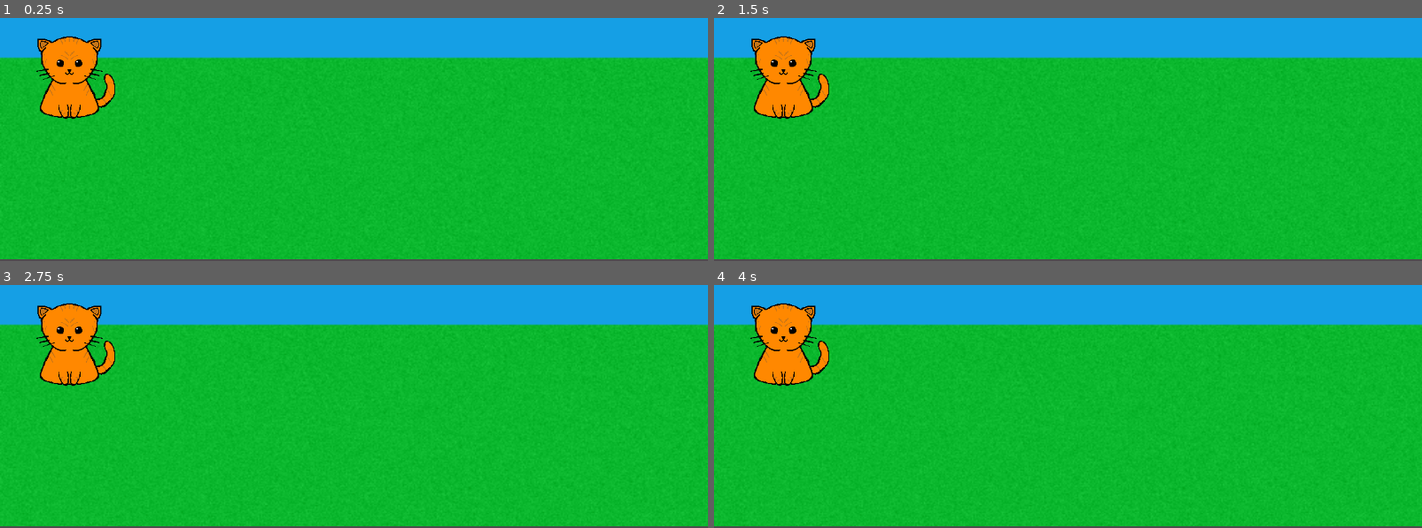
Above: before the commit, frames 1-4 (two rows, left to right).
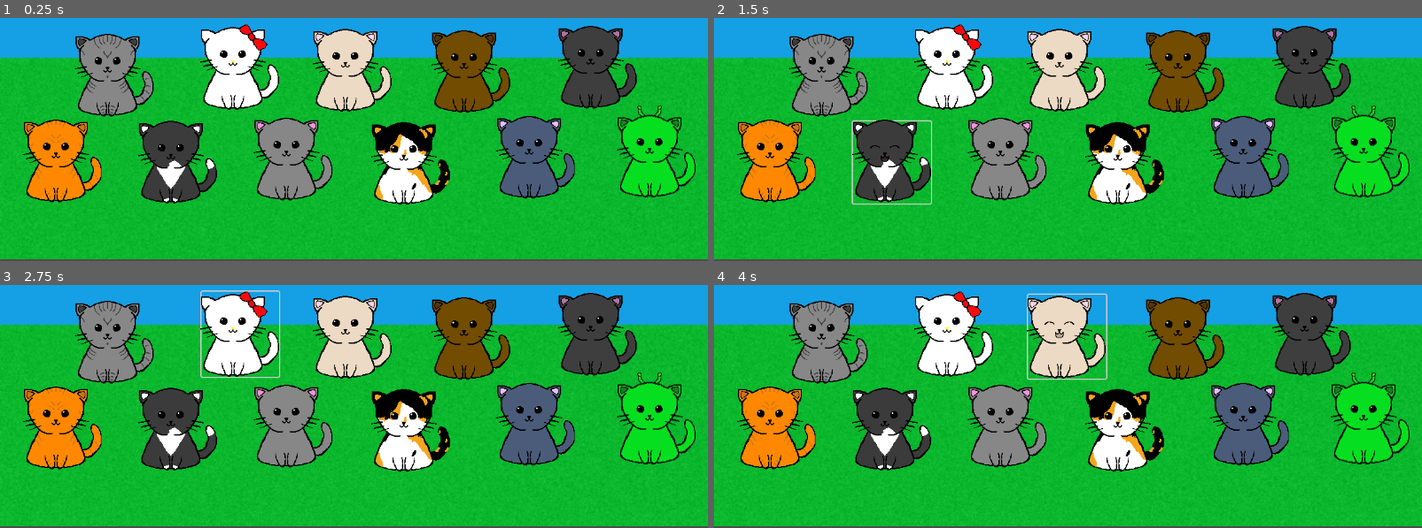
Above: after the commit, the same moments.

Repository: jesspancakes/music-game
Game: Godot game, scene res://node_2d.tscn
Same seed, same stepped clock (60 frames per second), same inputs: the game is played once before the commit and once after it. The project has no main scene, so this scene is started directly.
Inputs (mouse positions are in pixels of both pictures, inside the frame that each line leads up to):
- Up to frame 1 (0.25 s): no input
- Up to frame 2 (1.5 s): click (827, 76) at 0.52 s; click (891, 161) at 1.27 s
- Up to frame 3 (2.75 s): click (240, 333) at 2.02 s
- Up to frame 4 (4 s): click (1004, 425) at 2.77 s; click (1068, 336) at 3.52 s

The runs differ from the first frame. In frame 1, 31% of the frame differs, in the area x 3-99%, y 2-78%; in frame 2, 32%; in frame 3, 32%; in frame 4, 32%.

Commit message:
all buttons make noise

Diff:
--- a/musicgame/node_2d.gd
+++ b/musicgame/node_2d.gd
@@ -21,40 +21,80 @@
 
 
 func _on_cat_2_pressed() -> void:
+	$"meow-4".play()
+	$tabbycat.texture = load("res://tabbymeow.png")
+	await get_tree().create_timer(0.5).timeout
+	$tabbycat.texture = load("res://tabby.png")
 	pass # Replace with function body.
 
 
 func _on_cat_3_pressed() -> void:
+	$"meow-3".play()
+	$tuxedocat.texture = load("res://tuxedomeow.png")
+	await get_tree().create_timer(0.5).timeout
+	$tuxedocat.texture = load("res://tuxedo.png")
 	pass # Replace with function body.
 
 
 func _on_cat_4_pressed() -> void:
+	$"meow-2".play()
+	$hellokitty.texture = load("res://hellokittymeow.png")
+	await get_tree().create_timer(0.5).timeout
+	$hellokitty.texture = load("res://hellokitty.png")
 	pass # Replace with function body.
 
 
 func _on_cat_5_pressed() -> void:
+	$"meow-1".play()
+	$greycat.texture = load("res://greymeow.png")
+	await get_tree().create_timer(0.5).timeout
+	$greycat.texture = load("res://grey.png")
 	pass # Replace with function body.
 
 
 func _on_cat_6_pressed() -> void:
+	$meow0.play()
+	$creamcat.texture = load("res://creammeow.png")
+	await get_tree().create_timer(0.5).timeout
+	$creamcat.texture = load("res://cream.png")
 	pass # Replace with function body.
 
 
 func _on_cat_7_pressed() -> void:
+	$meow1.play()
+	$calicocat.texture = load("res://calicomeow.png")
+	await get_tree().create_timer(0.5).timeout
+	$calicocat.texture = load("res://calico.png")
 	pass # Replace with function body.
 
 
 func _on_cat_8_pressed() -> void:
+	$meow2.play()
+	$browncat.texture = load("res://brownmeow.png")
+	await get_tree().create_timer(0.5).timeout
+	$browncat.texture = load("res://brown.png")
 	pass # Replace with function body.
 
 
 func _on_cat_9_pressed() -> void:
+	$meow3.play()
+	$bluecat.texture = load("res://bluemeow.png")
+	await get_tree().create_timer(0.5).timeout
+	$bluecat.texture = load("res://blue.png")
 	pass # Replace with function body.
 
 
 func _on_cat_10_pressed() -> void:
+	$meow4.play()
+	$blackcat.texture = load("res://blackmeow.png")
+	await get_tree().create_timer(0.5).timeout
+	$blackcat.texture = load("res://black.png")
 	pass # Replace with function body.
 
 
 func _on_cat_11_pressed() -> void:
+	$meow5.play()
+	$aliencat.texture = load("res://alienmeow.png")
+	await get_tree().create_timer(0.5).timeout
+	$aliencat.texture = load("res://aliencat.png")
 	pass # Replace with function body.
--- a/musicgame/node_2d.tscn
+++ b/musicgame/node_2d.tscn
@@ -1,9 +1,29 @@
-[gd_scene load_steps=5 format=3 uid="uid://b30x6t5s8ecjs"]
+[gd_scene load_steps=25 format=3 uid="uid://b30x6t5s8ecjs"]
 
 [ext_resource type="Script" path="res://node_2d.gd" id="1_asdye"]
 [ext_resource type="Texture2D" uid="uid://50r2tysq8jcm" path="res://background.png" id="2_epeba"]
 [ext_resource type="Texture2D" uid="uid://dntmexujpejaa" path="res://oranges.png" id="3_v4ccp"]
 [ext_resource type="AudioStream" uid="uid://dnr8oytctn24b" path="res://meow-5.wav" id="4_4iqpq"]
+[ext_resource type="Texture2D" uid="uid://d4g7tnpef0rb1" path="res://tabby.png" id="5_iur0o"]
+[ext_resource type="AudioStream" uid="uid://beutbnxci4kv1" path="res://meow-4.wav" id="6_og0g8"]
+[ext_resource type="Texture2D" uid="uid://c8vcjol1lisfd" path="res://tuxedo.png" id="7_tmu1n"]
+[ext_resource type="AudioStream" uid="uid://dcielsfuwfwtp" path="res://meow-3.wav" id="8_5covy"]
+[ext_resource type="Texture2D" uid="uid://bhmwlio5achno" path="res://hellokitty.png" id="9_a3l41"]
+[ext_resource type="AudioStream" uid="uid://byts322itb1hd" path="res://meow-2.wav" id="10_f0wq5"]
+[ext_resource type="Texture2D" uid="uid://beyen34rh2m4t" path="res://grey.png" id="11_gpg4q"]
+[ext_resource type="AudioStream" uid="uid://b01xcglppf34q" path="res://meow-1.wav" id="12_8rkbh"]
+[ext_resource type="Texture2D" uid="uid://c0pyq65as6osg" path="res://cream.png" id="13_33xso"]
+[ext_resource type="AudioStream" uid="uid://cdkr73a5fnpxs" path="res://meow0.wav" id="14_hjm7v"]
+[ext_resource type="Texture2D" uid="uid://bcclp4t73o2ut" path="res://calico.png" id="15_3kw6d"]
+[ext_resource type="AudioStream" uid="uid://bq4ea31iwf6m5" path="res://meow1.wav" id="16_5a110"]
+[ext_resource type="Texture2D" uid="uid://bywte6pgwyybj" path="res://brown.png" id="17_okj50"]
+[ext_resource type="AudioStream" uid="uid://bo50uqlxvmcf2" path="res://meow2.wav" id="18_15h4u"]
+[ext_resource type="Texture2D" uid="uid://dgh8kcrtjquui" path="res://blue.png" id="19_vtrvi"]
+[ext_resource type="AudioStream" uid="uid://vdoheve0bvl7" path="res://meow3.wav" id="20_w7br8"]
+[ext_resource type="Texture2D" uid="uid://dxdchgcuitovk" path="res://black.png" id="21_evrp4"]
+[ext_resource type="AudioStream" uid="uid://cd6lhiyh3m5s5" path="res://meow4.wav" id="22_7y560"]
+[ext_resource type="Texture2D" uid="uid://2e2givgrunfx" path="res://aliencat.png" id="23_k8pny"]
+[ext_resource type="AudioStream" uid="uid://n2iks6d2vbo5" path="res://meo5.wav" id="24_6j6sd"]
 
 [node name="Node2D" type="Node2D"]
 script = ExtResource("1_asdye")
@@ -14,21 +34,167 @@
 texture = ExtResource("2_epeba")
 
 [node name="cat1" type="Button" parent="."]
-offset_left = 60.0
-offset_top = 282.0
-offset_right = 186.0
-offset_bottom = 414.0
+offset_left = 38.0
+offset_top = 417.0
+offset_right = 164.0
+offset_bottom = 549.0
 flat = true
 
 [node name="orangecat" type="Sprite2D" parent="."]
-position = Vector2(123, 346)
+position = Vector2(101, 482)
 texture = ExtResource("3_v4ccp")
 
 [node name="meow-5" type="AudioStreamPlayer2D" parent="."]
 stream = ExtResource("4_4iqpq")
 
-[node name="Sprite2D2" type="Sprite2D" parent="."]
-
-[node name="Sprite2D3" type="Sprite2D" parent="."]
+[node name="cat2" type="Button" parent="."]
+offset_left = 123.0
+offset_top = 277.0
+offset_right = 252.0
+offset_bottom = 412.0
+flat = true
+
+[node name="tabbycat" type="Sprite2D" parent="."]
+position = Vector2(186, 342)
+texture = ExtResource("5_iur0o")
+
+[node name="meow-4" type="AudioStreamPlayer2D" parent="."]
+stream = ExtResource("6_og0g8")
+
+[node name="cat3" type="Button" parent="."]
+offset_left = 226.0
+offset_top = 420.0
+offset_right = 353.0
+offset_bottom = 554.0
+flat = true
+
+[node name="tuxedocat" type="Sprite2D" parent="."]
+position = Vector2(289, 484)
+texture = ExtResource("7_tmu1n")
+
+[node name="meow-3" type="AudioStreamPlayer2D" parent="."]
+stream = ExtResource("8_5covy")
+
+[node name="cat4" type="Button" parent="."]
+offset_left = 328.0
+offset_top = 262.0
+offset_right = 454.0
+offset_bottom = 401.0
+flat = true
+
+[node name="hellokitty" type="Sprite2D" parent="."]
+position = Vector2(390, 331)
+texture = ExtResource("9_a3l41")
+
+[node name="meow-2" type="AudioStreamPlayer2D" parent="."]
+stream = ExtResource("10_f0wq5")
+
+[node name="cat5" type="Button" parent="."]
+offset_left = 412.0
+offset_top = 415.0
+offset_right = 539.0
+offset_bottom = 547.0
+flat = true
+
+[node name="greycat" type="Sprite2D" parent="."]
+position = Vector2(477, 479)
+texture = ExtResource("11_gpg4q")
+
+[node name="meow-1" type="AudioStreamPlayer2D" parent="."]
+stream = ExtResource("12_8rkbh")
+
+[node name="cat6" type="Button" parent="."]
+offset_left = 511.0
+offset_top = 267.0
+offset_right = 638.0
+offset_bottom = 404.0
+flat = true
+
+[node name="creamcat" type="Sprite2D" parent="."]
+position = Vector2(573, 334)
+texture = ExtResource("13_33xso")
+
+[node name="meow0" type="AudioStreamPlayer2D" parent="."]
+stream = ExtResource("14_hjm7v")
+
+[node name="cat7" type="Button" parent="."]
+offset_left = 602.0
+offset_top = 420.0
+offset_right = 734.0
+offset_bottom = 555.0
+flat = true
+
+[node name="calicocat" type="Sprite2D" parent="."]
+position = Vector2(668, 486)
+texture = ExtResource("15_3kw6d")
+
+[node name="meow1" type="AudioStreamPlayer2D" parent="."]
+stream = ExtResource("16_5a110")
+
+[node name="cat8" type="Button" parent="."]
+offset_left = 703.0
+offset_top = 270.0
+offset_right = 832.0
+offset_bottom = 406.0
+flat = true
+
+[node name="browncat" type="Sprite2D" parent="."]
+position = Vector2(766, 336)
+texture = ExtResource("17_okj50")
+
+[node name="meow2" type="AudioStreamPlayer2D" parent="."]
+stream = ExtResource("18_15h4u")
+
+[node name="cat9" type="Button" parent="."]
+offset_left = 806.0
+offset_top = 408.0
+offset_right = 938.0
+offset_bottom = 546.0
+flat = true
+
+[node name="bluecat" type="Sprite2D" parent="."]
+position = Vector2(871, 476)
+texture = ExtResource("19_vtrvi")
+
+[node name="meow3" type="AudioStreamPlayer2D" parent="."]
+stream = ExtResource("20_w7br8")
+
+[node name="cat10" type="Button" parent="."]
+offset_left = 906.0
+offset_top = 262.0
+offset_right = 1036.0
+offset_bottom = 397.0
+flat = true
+
+[node name="blackcat" type="Sprite2D" parent="."]
+position = Vector2(972, 329)
+texture = ExtResource("21_evrp4")
+
+[node name="meow4" type="AudioStreamPlayer2D" parent="."]
+stream = ExtResource("22_7y560")
+
+[node name="cat11" type="Button" parent="."]
+offset_left = 1004.0
+offset_top = 398.0
+offset_right = 1131.0
+offset_bottom = 545.0
+flat = true
+
+[node name="aliencat" type="Sprite2D" parent="."]
+position = Vector2(1068, 467)
+texture = ExtResource("23_k8pny")
+
+[node name="meow5" type="AudioStreamPlayer2D" parent="."]
+stream = ExtResource("24_6j6sd")
 
 [connection signal="pressed" from="cat1" to="." method="_on_cat_1_pressed"]
+[connection signal="pressed" from="cat2" to="." method="_on_cat_2_pressed"]
+[connection signal="pressed" from="cat3" to="." method="_on_cat_3_pressed"]
+[connection signal="pressed" from="cat4" to="." method="_on_cat_4_pressed"]
+[connection signal="pressed" from="cat5" to="." method="_on_cat_5_pressed"]
+[connection signal="pressed" from="cat6" to="." method="_on_cat_6_pressed"]
+[connection signal="pressed" from="cat7" to="." method="_on_cat_7_pressed"]
+[connection signal="pressed" from="cat8" to="." method="_on_cat_8_pressed"]
+[connection signal="pressed" from="cat9" to="." method="_on_cat_9_pressed"]
+[connection signal="pressed" from="cat10" to="." method="_on_cat_10_pressed"]
+[connection signal="pressed" from="cat11" to="." method="_on_cat_11_pressed"]
